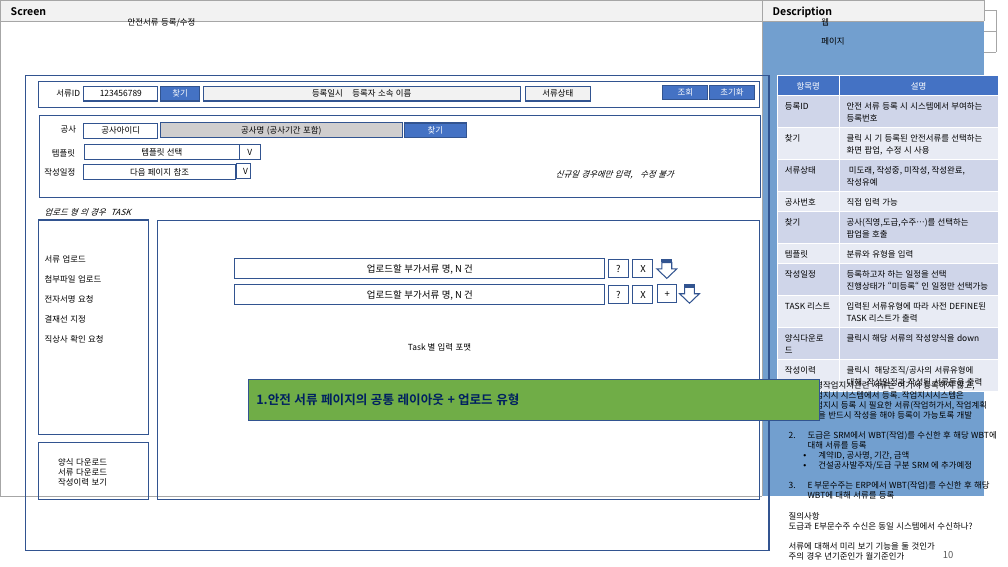
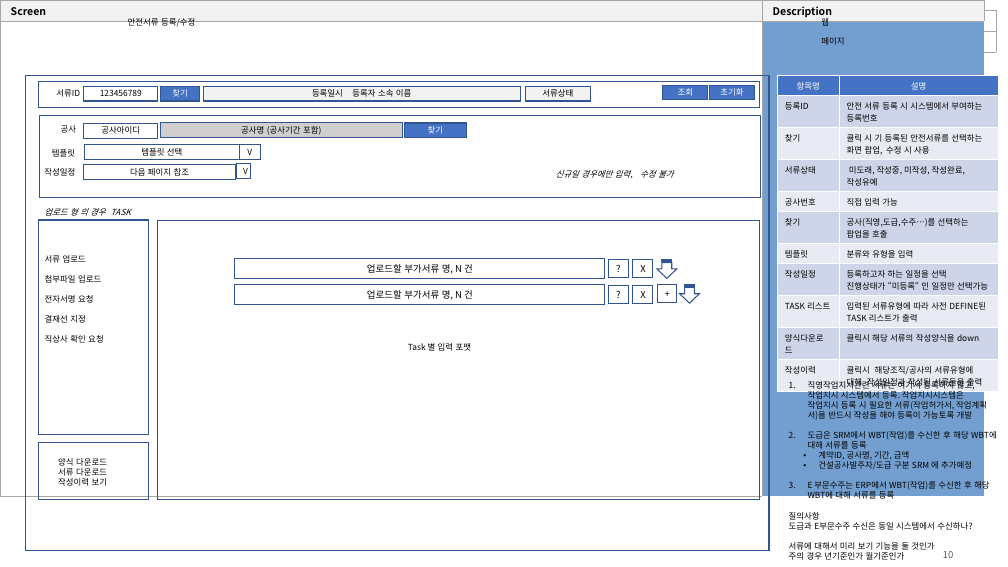
Before and after one commit to yamdeng/ktds-publish, a slide deck: slide 10 of docs/퍼블_페이지작업.pptx. Drawn at 1008x567 pixels with LibreOffice and Linux fonts; fonts in the diff are those of the drawing. Boxes give left, top, right and bottom in pixels: in the first picture for what was removed or moved away, otherwise in the second. Text is boxed around its words. In the diff, an @@ line names an element or a change of style, - is before the commit and + after.

```diff
--- a/docs/퍼블_페이지작업.pptx
+++ b/docs/퍼블_페이지작업.pptx
@@ rectangle removed at [249,380,820,420] @@
-1.안전 서류 페이지의 공통 레이아웃 + 업로드 유형
```
Also in this commit, not shown: 11 other slides changed, 2 slides removed, 2 other files.
